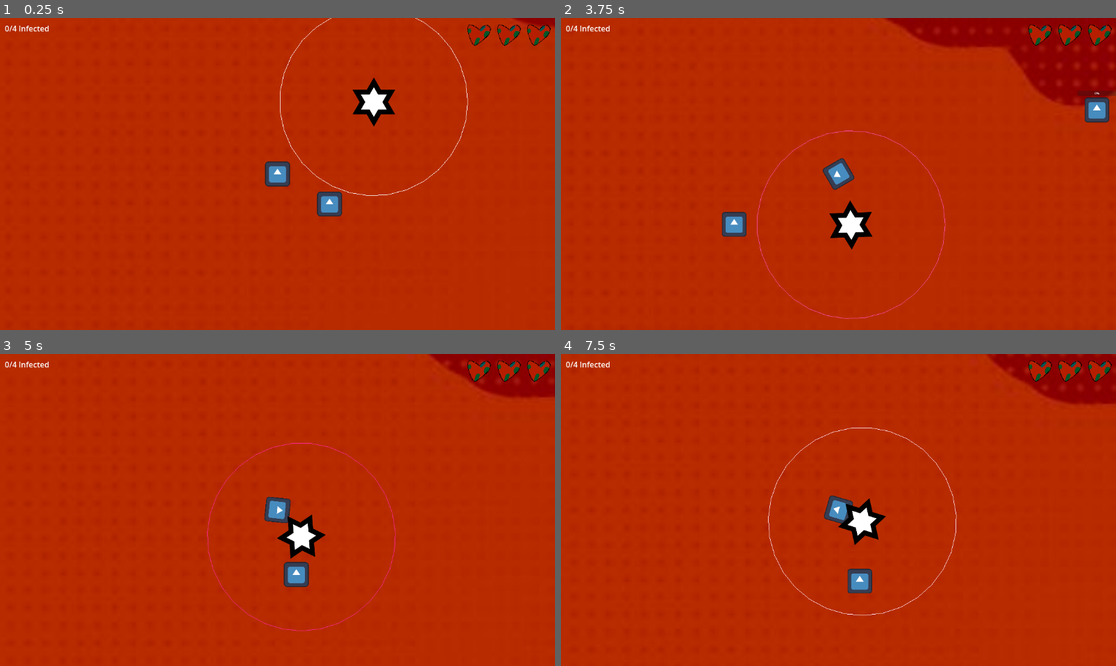
Above: before the commit, frames 1-4 (two rows, left to right).
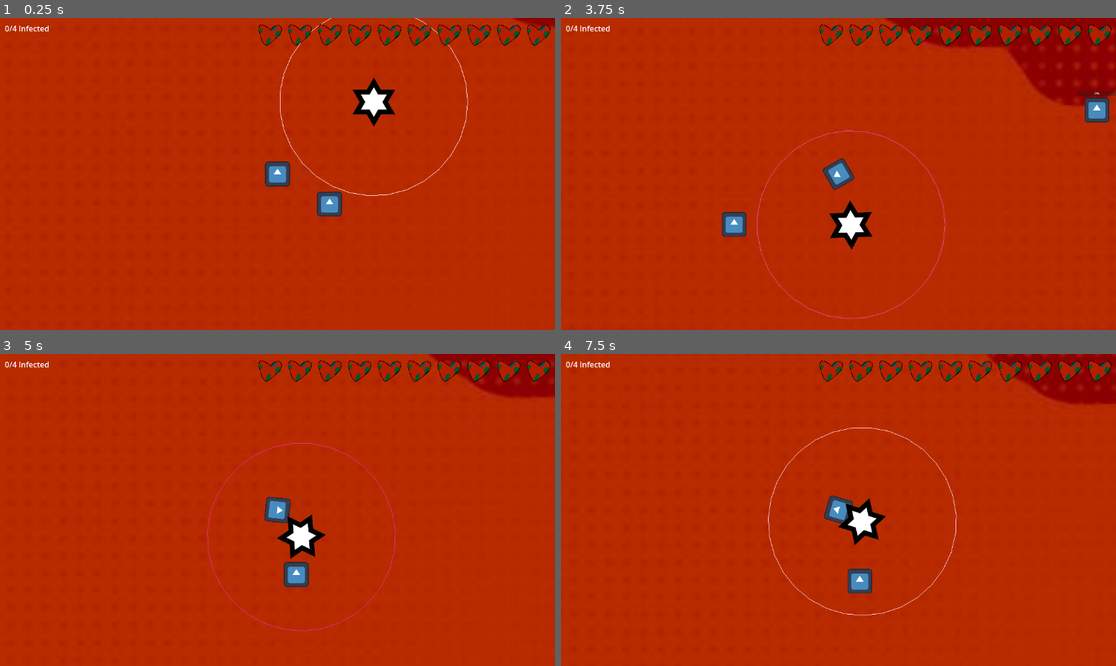
Above: after the commit, the same moments.

Repository: MarkusSecundus/GlobalJam_2026
Game: Godot game, scene res://maps/test_map.tscn
Two runs of this game, one before a commit and one after it. Both use one fixed random seed, a clock stepped at 60 frames per second and the inputs below. The engine's default icon, where the game draws it, is replaced by a stand-in: a white triangle on a blue panel in a dark square.
Inputs:
- Up to frame 1 (0.25 s): no input
- Up to frame 2 (3.75 s): tap Enter at 0.5 s; hold D (Right) 0.53-1.28 s; hold S (Down) 1.28-2.03 s; hold D (Right) 2.03-2.78 s; hold W (Up) 2.78-3.53 s; hold A (Left) from 3.53 s (still down)
- Up to frame 3 (5 s): keep holding A (Left)
- Up to frame 4 (7.5 s): release A (Left) at 5.03 s; hold S (Down) 5.03-5.78 s; hold D (Right) 5.78-6.53 s; hold W (Up) 6.53-7.28 s; hold D (Right) from 7.28 s (still down)

The runs differ from the first frame. In frame 1, 0.6% of the frame differs, in the area x 46-100%, y 2-9%; in frame 2, 1.0%; in frame 3, 0.7%; in frame 4, 0.7%.

Commit message:
heart display now gets generated dynamically

Diff:
--- a/maps/test_map.tscn
+++ b/maps/test_map.tscn
@@ -79,9 +79,9 @@
 [node name="HBoxContainer" type="HBoxContainer" parent="CanvasLayer/Control" unique_id=1806612733]
 layout_direction = 3
 layout_mode = 0
-offset_left = -1354.0
+offset_left = -7235.333
 offset_top = 4.9999995
-offset_right = 190.0
+offset_right = 992.0
 offset_bottom = 517.0
 scale = Vector2(0.12, 0.12)
 script = ExtResource("7_svl6s")
@@ -89,11 +89,3 @@
 [node name="TextureRect" type="TextureRect" parent="CanvasLayer/Control/HBoxContainer" unique_id=684583580]
 layout_mode = 2
 texture = ExtResource("7_pbr4s")
-
-[node name="TextureRect2" type="TextureRect" parent="CanvasLayer/Control/HBoxContainer" unique_id=1821974368]
-layout_mode = 2
-texture = ExtResource("7_pbr4s")
-
-[node name="TextureRect3" type="TextureRect" parent="CanvasLayer/Control/HBoxContainer" unique_id=1429617023]
-layout_mode = 2
-texture = ExtResource("7_pbr4s")
--- a/scripts/GameState.gd
+++ b/scripts/GameState.gd
@@ -1,6 +1,6 @@
 extends Node
 
-var player_hp: int = 3
+var player_hp: int = 10
 
 var player_shape: int = 0  # bitmask of Game.Mask values (see Game.gd)
 
--- a/scripts/map/infection_point.gd
+++ b/scripts/map/infection_point.gd
@@ -16,7 +16,7 @@
 # Called when the node enters the scene tree for the first time.
 func _ready() -> void:
 	GameState.infected_point_count += 1
-	player = get_tree().root.get_node("Node2D/Player")
+	player = NodeUtils.get_descendant_of_type(get_tree().root, Player )
 	pass # Replace with function body.
 
 # Called every frame. 'delta' is the elapsed time since the previous frame.
--- a/scripts/ui/healt_display.gd
+++ b/scripts/ui/healt_display.gd
@@ -1,17 +1,17 @@
 extends HBoxContainer
 
-var hearts: Array[TextureRect]
-var max_hearts: int = GameState.player_hp
+@onready var max_hearts: int = GameState.player_hp
 
 # Called when the node enters the scene tree for the first time.
 func _ready() -> void:
-	hearts.append($TextureRect)
-	hearts.append($TextureRect2)
-	hearts.append($TextureRect3)
+	var rect :TextureRect= $TextureRect
+	for i in max_hearts - 1:
+		NodeUtils.instantiate_child_by_clone_ingame(self, rect)
 
 
 # Called every frame. 'delta' is the elapsed time since the previous frame.
 func _process(delta: float) -> void:
 	for ii in range(max_hearts):
 		if GameState.player_hp < max_hearts and ii >= GameState.player_hp:
-			hearts[ii].texture = load("res://textures/heart_broken.png")
+			var heart :TextureRect = self.get_child(ii) as TextureRect
+			heart.texture = load("res://textures/heart_broken.png")
--- a/scripts/util/NodeUtils.gd
+++ b/scripts/util/NodeUtils.gd
@@ -179,6 +179,12 @@
 	NodeUtils.set_selection([child])
 	return child
 
+static func instantiate_child_by_clone_ingame(parent: Node, prefab: Node)->Node:
+	var ret: Node = prefab.duplicate()
+	parent.add_child(ret)
+	ret.owner = parent.get_tree().root
+	return ret
+
 
 static func try_send_message_to_typed_ancestor(this: Node, ancestor_type, message_name: String, arguments: Array):
 	var parent:Node = NodeUtils.get_ancestor_of_type(this.get_parent(), ancestor_type)
